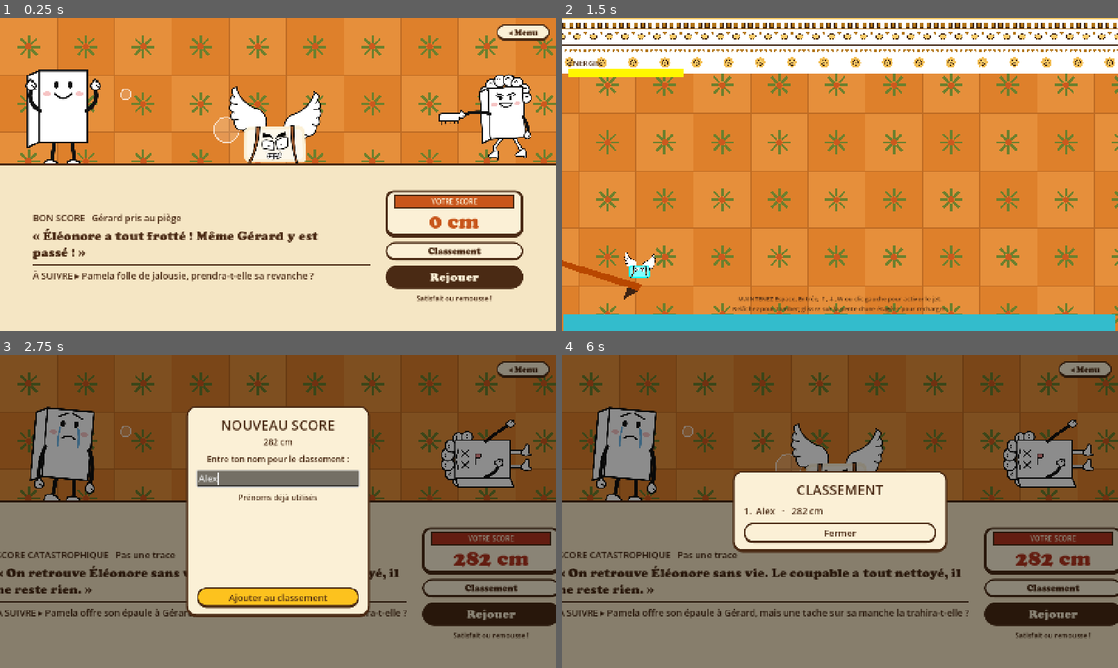
Above: before the commit, frames 1-4 (two rows, left to right).
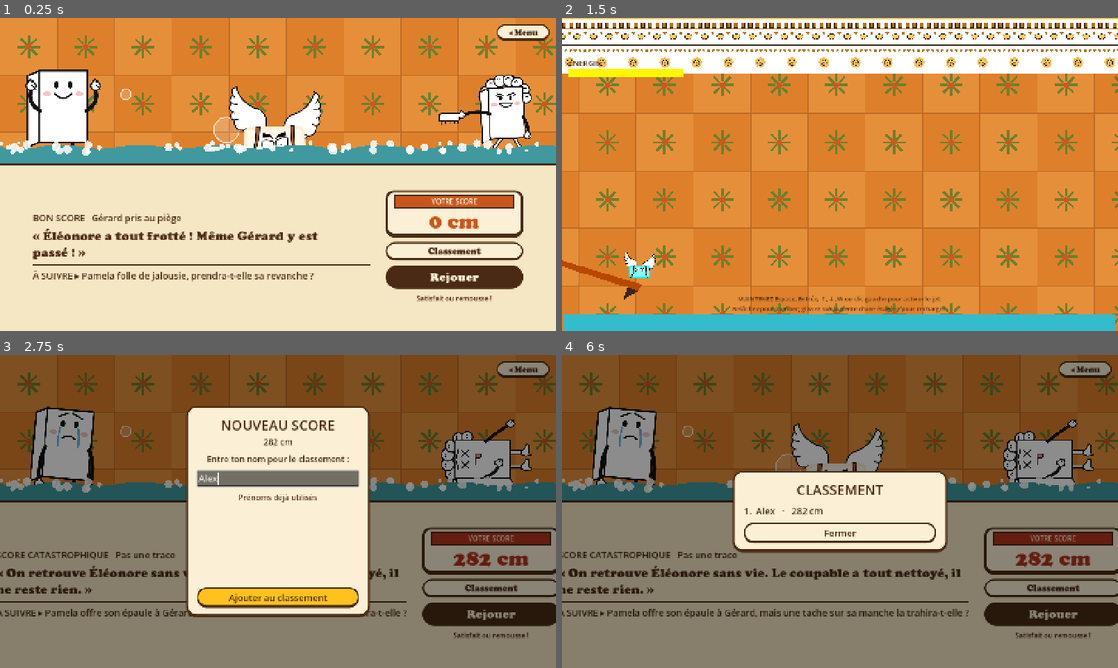
Above: after the commit, the same moments.

Repository: atostivint/LesAilesEtLaCaisse
Game: Godot game, scene res://scenes/score_bon.tscn
Two runs of this game, one before a commit and one after it. Both use one fixed random seed, a clock stepped at 60 frames per second and the inputs below. This scene is started directly instead of the project's main scene. Sound files missing from this copy of the repository are replaced by a short silence.
Inputs (mouse positions are in pixels of both pictures, inside the frame that each line leads up to):
- Up to frame 1 (0.25 s): no input
- Up to frame 2 (1.5 s): click "Rejouer" at 0.5 s; tap Enter at 1.25 s; move the mouse to (962, 158) at 1.27 s; hold Space (thrust) from 1.28 s (still down); click (962, 158) at 1.42 s
- Up to frame 3 (2.75 s): release Space (thrust) at 2 s; click (278, 477) at 2.02 s; type "Alex" at 2.1 s
- Up to frame 4 (6 s): click "Rejouer" at 2.75 s; click "Rejouer" at 3.5 s; click "Rejouer" at 4.25 s; click "Classement" at 5 s; click "Ajouter au classement" at 5.75 s

The runs differ from the first frame. In frame 1, 5.7% of the frame differs, in the area x 0-100%, y 38-47%; in frame 2, nothing differs; in frame 3, 3.8%; in frame 4, 3.5%.

Commit message:
Scènes de score : ajout du nœud Eau (eau_savon) sur les 5 écrans de fin
Co-Authored-By: Claude Haiku 5.5 <noreply@anthropic.com>

Diff:
--- a/scenes/score_bon.tscn
+++ b/scenes/score_bon.tscn
@@ -1,10 +1,11 @@
-[gd_scene load_steps=12 format=3]
+[gd_scene load_steps=13 format=3]
 
 [ext_resource type="Script" path="res://scripts/score_ecran.gd" id="1_score"]
 [ext_resource type="Script" path="res://scripts/carrelage.gd" id="2_tile"]
 [ext_resource type="FontFile" path="res://fonts/COOPBL.TTF" id="3_font"]
 [ext_resource type="PackedScene" path="res://scenes/bouton_menu.tscn" id="9_menu"]
 [ext_resource type="PackedScene" path="res://scenes/soap.tscn" id="4_soap"]
+[ext_resource type="Script" path="res://scripts/eau_savon.gd" id="5_eau"]
 
 [sub_resource type="StyleBoxFlat" id="bas"]
 content_margin_left = 22.0
@@ -143,6 +144,20 @@
 stretch_mode = 5
 
 
+[node name="Eau" type="Control" parent="."]
+layout_mode = 1
+anchors_preset = 12
+anchor_top = 1.0
+anchor_right = 1.0
+anchor_bottom = 1.0
+offset_top = -496.0
+offset_bottom = -440.0
+grow_horizontal = 2
+grow_vertical = 0
+script = ExtResource("5_eau")
+couleur = Color(0.2, 0.45, 0.85, 1)
+fond = Color(1, 1, 1, 1)
+
 [node name="Bas" type="PanelContainer" parent="."]
 layout_mode = 1
 anchors_preset = 12
--- a/scenes/score_catastrophe.tscn
+++ b/scenes/score_catastrophe.tscn
@@ -1,10 +1,11 @@
-[gd_scene load_steps=12 format=3]
+[gd_scene load_steps=13 format=3]
 
 [ext_resource type="Script" path="res://scripts/score_ecran.gd" id="1_score"]
 [ext_resource type="Script" path="res://scripts/carrelage.gd" id="2_tile"]
 [ext_resource type="FontFile" path="res://fonts/COOPBL.TTF" id="3_font"]
 [ext_resource type="PackedScene" path="res://scenes/bouton_menu.tscn" id="9_menu"]
 [ext_resource type="PackedScene" path="res://scenes/soap.tscn" id="4_soap"]
+[ext_resource type="Script" path="res://scripts/eau_savon.gd" id="5_eau"]
 
 [sub_resource type="StyleBoxFlat" id="bas"]
 content_margin_left = 22.0
@@ -143,6 +144,20 @@
 stretch_mode = 5
 
 
+[node name="Eau" type="Control" parent="."]
+layout_mode = 1
+anchors_preset = 12
+anchor_top = 1.0
+anchor_right = 1.0
+anchor_bottom = 1.0
+offset_top = -496.0
+offset_bottom = -440.0
+grow_horizontal = 2
+grow_vertical = 0
+script = ExtResource("5_eau")
+couleur = Color(0.2, 0.45, 0.85, 1)
+fond = Color(1, 1, 1, 1)
+
 [node name="Bas" type="PanelContainer" parent="."]
 layout_mode = 1
 anchors_preset = 12
--- a/scenes/score_excellent.tscn
+++ b/scenes/score_excellent.tscn
@@ -1,10 +1,11 @@
-[gd_scene load_steps=12 format=3]
+[gd_scene load_steps=13 format=3]
 
 [ext_resource type="Script" path="res://scripts/score_ecran.gd" id="1_score"]
 [ext_resource type="Script" path="res://scripts/carrelage.gd" id="2_tile"]
 [ext_resource type="FontFile" path="res://fonts/COOPBL.TTF" id="3_font"]
 [ext_resource type="PackedScene" path="res://scenes/bouton_menu.tscn" id="9_menu"]
 [ext_resource type="PackedScene" path="res://scenes/soap.tscn" id="4_soap"]
+[ext_resource type="Script" path="res://scripts/eau_savon.gd" id="5_eau"]
 
 [sub_resource type="StyleBoxFlat" id="bas"]
 content_margin_left = 22.0
@@ -142,6 +143,20 @@
 stretch_mode = 5
 
 
+[node name="Eau" type="Control" parent="."]
+layout_mode = 1
+anchors_preset = 12
+anchor_top = 1.0
+anchor_right = 1.0
+anchor_bottom = 1.0
+offset_top = -496.0
+offset_bottom = -440.0
+grow_horizontal = 2
+grow_vertical = 0
+script = ExtResource("5_eau")
+couleur = Color(0.2, 0.45, 0.85, 1)
+fond = Color(1, 1, 1, 1)
+
 [node name="Bas" type="PanelContainer" parent="."]
 layout_mode = 1
 anchors_preset = 12
--- a/scenes/score_mauvais.tscn
+++ b/scenes/score_mauvais.tscn
@@ -1,10 +1,11 @@
-[gd_scene load_steps=12 format=3]
+[gd_scene load_steps=13 format=3]
 
 [ext_resource type="Script" path="res://scripts/score_ecran.gd" id="1_score"]
 [ext_resource type="Script" path="res://scripts/carrelage.gd" id="2_tile"]
 [ext_resource type="FontFile" path="res://fonts/COOPBL.TTF" id="3_font"]
 [ext_resource type="PackedScene" path="res://scenes/bouton_menu.tscn" id="9_menu"]
 [ext_resource type="PackedScene" path="res://scenes/soap.tscn" id="4_soap"]
+[ext_resource type="Script" path="res://scripts/eau_savon.gd" id="5_eau"]
 
 [sub_resource type="StyleBoxFlat" id="bas"]
 content_margin_left = 22.0
@@ -143,6 +144,20 @@
 stretch_mode = 5
 
 
+[node name="Eau" type="Control" parent="."]
+layout_mode = 1
+anchors_preset = 12
+anchor_top = 1.0
+anchor_right = 1.0
+anchor_bottom = 1.0
+offset_top = -496.0
+offset_bottom = -440.0
+grow_horizontal = 2
+grow_vertical = 0
+script = ExtResource("5_eau")
+couleur = Color(0.2, 0.45, 0.85, 1)
+fond = Color(1, 1, 1, 1)
+
 [node name="Bas" type="PanelContainer" parent="."]
 layout_mode = 1
 anchors_preset = 12
--- a/scenes/score_moyen.tscn
+++ b/scenes/score_moyen.tscn
@@ -1,10 +1,11 @@
-[gd_scene load_steps=12 format=3]
+[gd_scene load_steps=13 format=3]
 
 [ext_resource type="Script" path="res://scripts/score_ecran.gd" id="1_score"]
 [ext_resource type="Script" path="res://scripts/carrelage.gd" id="2_tile"]
 [ext_resource type="FontFile" path="res://fonts/COOPBL.TTF" id="3_font"]
 [ext_resource type="PackedScene" path="res://scenes/bouton_menu.tscn" id="9_menu"]
 [ext_resource type="PackedScene" path="res://scenes/soap.tscn" id="4_soap"]
+[ext_resource type="Script" path="res://scripts/eau_savon.gd" id="5_eau"]
 
 [sub_resource type="StyleBoxFlat" id="bas"]
 content_margin_left = 22.0
@@ -143,6 +144,20 @@
 stretch_mode = 5
 
 
+[node name="Eau" type="Control" parent="."]
+layout_mode = 1
+anchors_preset = 12
+anchor_top = 1.0
+anchor_right = 1.0
+anchor_bottom = 1.0
+offset_top = -496.0
+offset_bottom = -440.0
+grow_horizontal = 2
+grow_vertical = 0
+script = ExtResource("5_eau")
+couleur = Color(0.2, 0.45, 0.85, 1)
+fond = Color(1, 1, 1, 1)
+
 [node name="Bas" type="PanelContainer" parent="."]
 layout_mode = 1
 anchors_preset = 12
